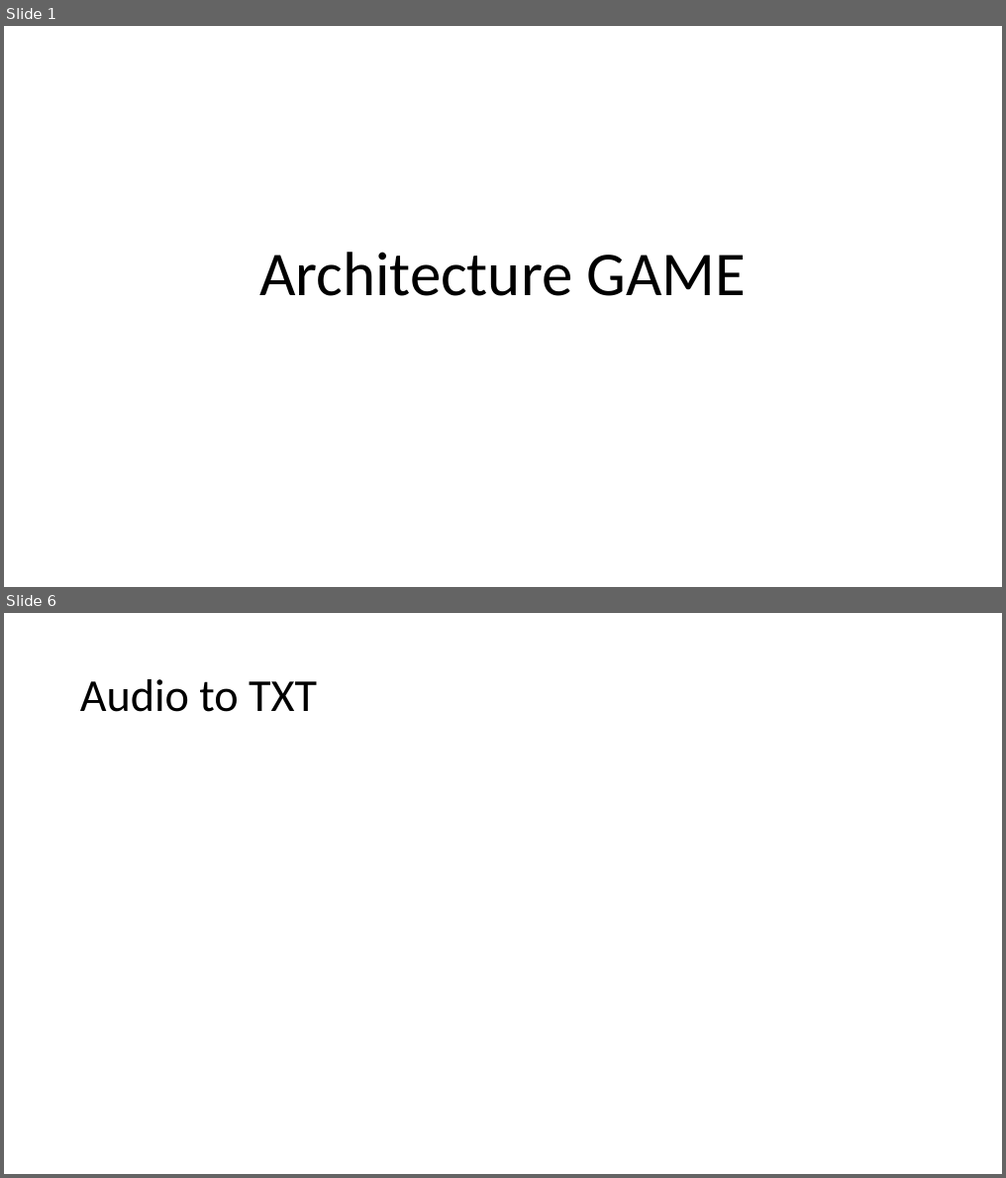
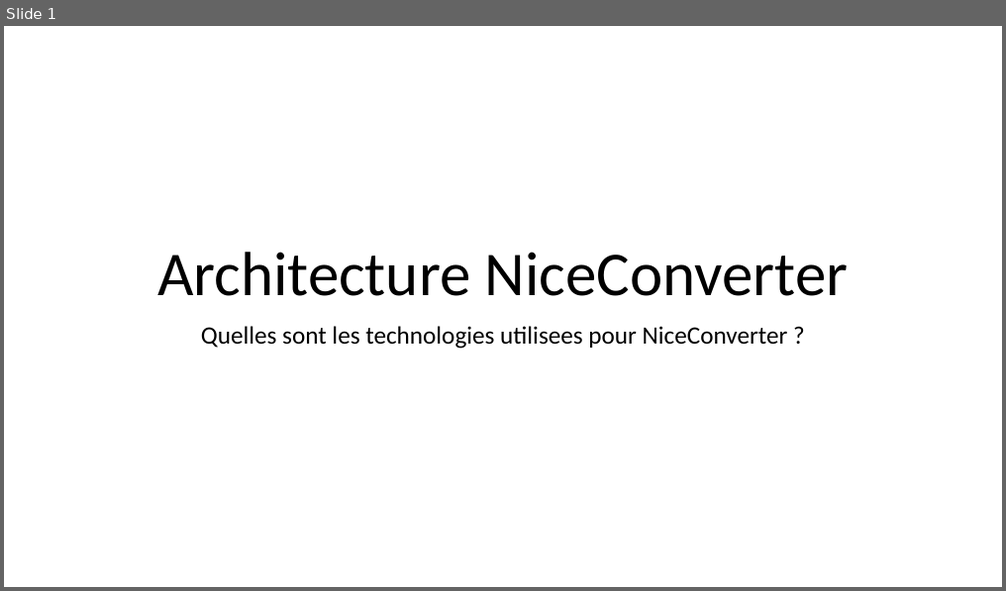
Before and after one commit to monpetit-trade/game, a slide deck: doc/ppt/Architecture.pptx. Shown one above the other, each under a label of ours: slides 1 and 6 before the commit, slide 1 after it; the slides between them are not shown. The pictures are 1006x1178 and 1006x591 pixels, drawn with LibreOffice and Linux fonts; fonts in the diff are those of the drawing. Boxes give left, top, right and bottom in pixels: in the first picture for what was removed or moved away, otherwise in the second. Text is boxed around its words. In the diff, an @@ line names an element or a change of style, - is before the commit and + after.

```diff
--- a/doc/ppt/Architecture.pptx
+++ b/doc/ppt/Architecture.pptx
@@ slide 6 removed at (x1=4, y1=613, x2=1002, y2=1174), background #FFFFFF @@
@@ title removed at (x1=80, y1=679, x2=317, y2=712) @@
-Audio to TXT
@@ slide 1 changed as well @@
@@ title at (x1=157, y1=252, x2=848, y2=296): text changed @@
-Architecture GAME
+Architecture NiceConverter
@@ subtitle added at (x1=201, y1=326, x2=788, y2=349), 24 pt, text #000000 @@
+Quelles sont les technologies utilisees pour NiceConverter ?
```
Also in this commit, not shown: 6 slides added, 5 other slides removed, 16 other files.
